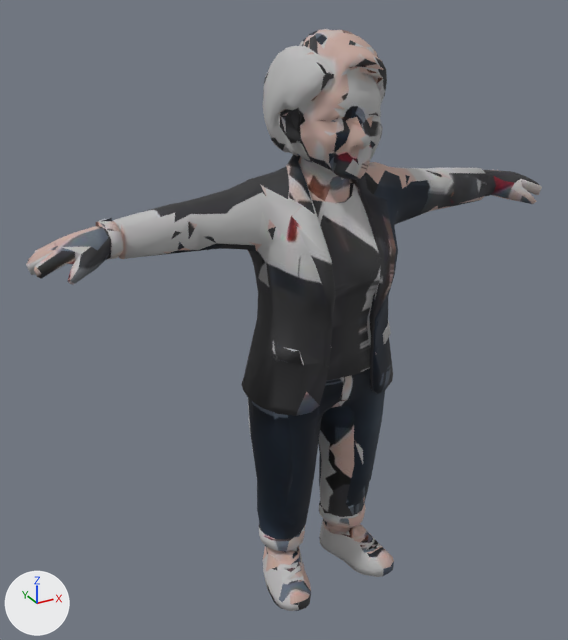
Two versions of the glTF model public/models/people/gray-blazer.glb, one commit apart.
Rendered twice from a 50 mm camera at (-0.897, -1.448, 1.462) aimed at (-0.071, 0.054, 0.711). Arrows for +X, +Y and +Z are at lower left; the lights stay in place. The first picture is the older version. Where no turn or scale is listed for an object, it has been applied to the vertices. Vertices at exactly the same position are counted once.

The first picture shows 'char1.001'.
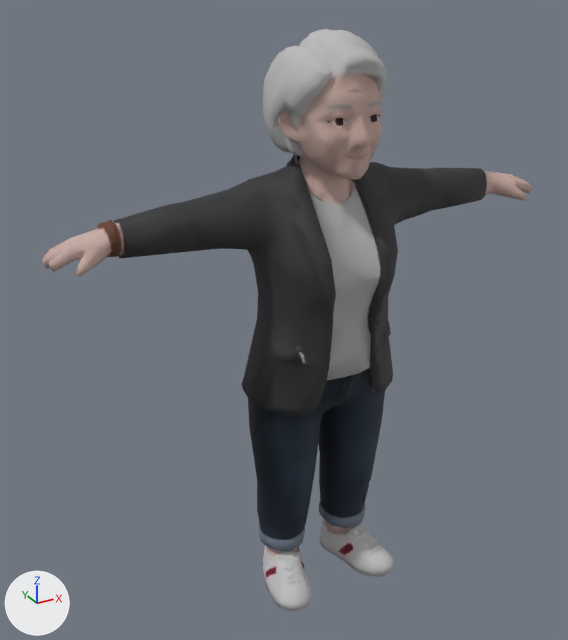
Boxes (x1, y1, x2, y2) around the edits, measured in the pictures (568 x 640 px; the box of a moved part takes in the faces that stretch with it):
'char1.001', reshaped: before (26, 29, 542, 611); after (42, 29, 532, 611)
part 1 of me_char1_003, moved or reshaped: before (26, 31, 382, 285); after (42, 31, 382, 276)
part 2 of me_char1_003, moved or reshaped: before (439, 168, 542, 204); after (439, 168, 532, 201)
part 3 of me_char1_003, moved or reshaped: (335, 215, 419, 464) in both
part 4 of me_char1_003, moved or reshaped: (290, 442, 373, 568) in both
part 5 of me_char1_003, surface changed: before (36, 29, 537, 611); after (47, 29, 527, 611)

Edits to the bpy script that builds the scene:
```text
Change me_char1_003:
    used by ob_char1_001; location = (0.0, 0.0, 0.0)
    remove me_char1_003.from_pydata(...)  # 2255 vertices, 4499 faces; spans x -0.648..0.647, y -0.155..0.155, z 0.001..1.361
    add me_char1_003.from_pydata(...)  # 2255 vertices, 4499 faces; spans x -0.617..0.619, y -0.155..0.155, z 0.001..1.361
    me_char1_003 part 1: 38 vertices moved from x -0.639..-0.246, y -0.029..0.073, z 0.931..1.034 to x -0.614..-0.244, y -0.026..0.069, z 0.931..1.034; 172 vertices removed from x -0.648..0.121, y -0.123..0.129, z 0.932..1.351; 168 vertices added at x -0.617..0.119, y -0.123..0.129, z 0.907..1.354
    me_char1_003 part 2: 69 vertices moved from x 0.362..0.647, y -0.062..0.075, z 0.933..1.024 to x 0.359..0.619, y -0.048..0.074, z 0.942..1.024; 59 vertices removed from x 0.46..0.644, y -0.05..0.073, z 0.938..1.007; 46 vertices added at x 0.46..0.616, y -0.037..0.064, z 0.946..1.005
    me_char1_003 part 3: 8 vertices removed from x 0.061..0.189, y -0.152..0.097, z 0.47..0.927; 16 vertices added at x 0.003..0.211, y -0.153..0.103, z 0.435..0.934
    me_char1_003 part 4: 8 vertices removed from x -0.089..0.131, y -0.055..0.07, z 0.021..0.31; 16 vertices added at x -0.096..0.135, y -0.06..0.073, z 0.018..0.314
    me_char1_003 part 5: 3541 kept faces spanning x -0.614..0.619, y -0.155..0.155, z 0.001..1.361 get new texture (UV) coordinates
    other edits to the shape of me_char1_003 do not show in these pictures
```
